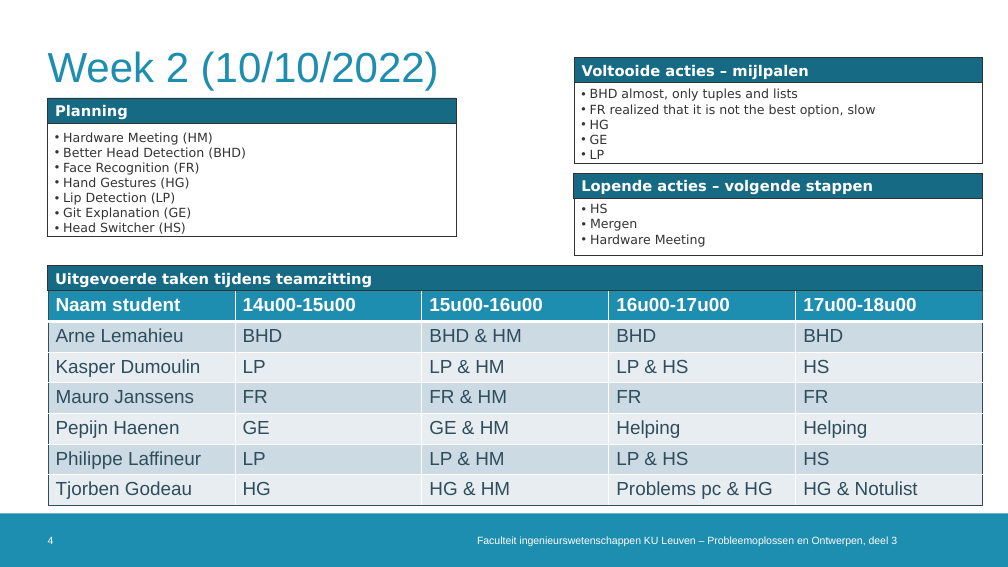
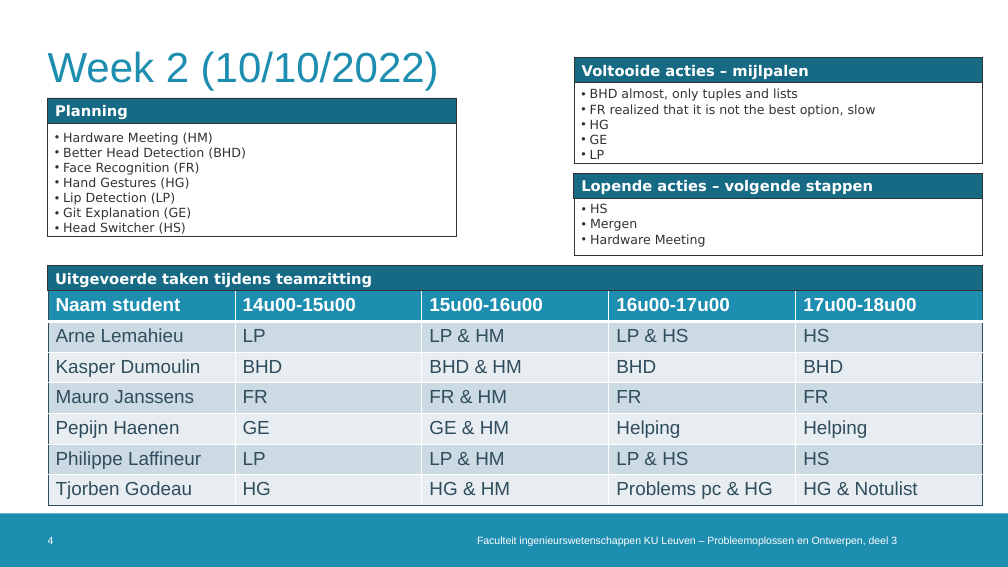
Before and after one commit to DoctorLego2003/Meeting-Owl, a slide deck: slide 4 of logboek_ESAT9A1.pptx. Drawn at 1008x567 pixels with LibreOffice and Linux fonts; fonts in the diff are those of the drawing; background and template pictures are left out. Boxes give left, top, right and bottom in pixels: in the first picture for what was removed or moved away, otherwise in the second. Text is boxed around its words. In the diff, an @@ line names an element or a change of style, - is before the commit and + after.

```diff
--- a/logboek_ESAT9A1.pptx
+++ b/logboek_ESAT9A1.pptx
@@ table at [48, 291, 982, 506] @@
-row 2: Arne Lemahieu | BHD | BHD & HM | BHD | BHD
+row 2: Arne Lemahieu | LP | LP & HM | LP & HS | HS
-row 3: Kasper Dumoulin | LP | LP & HM | LP & HS | HS
+row 3: Kasper Dumoulin | BHD | BHD & HM | BHD | BHD
```
Also in this commit, not shown: 2 other slides changed.
